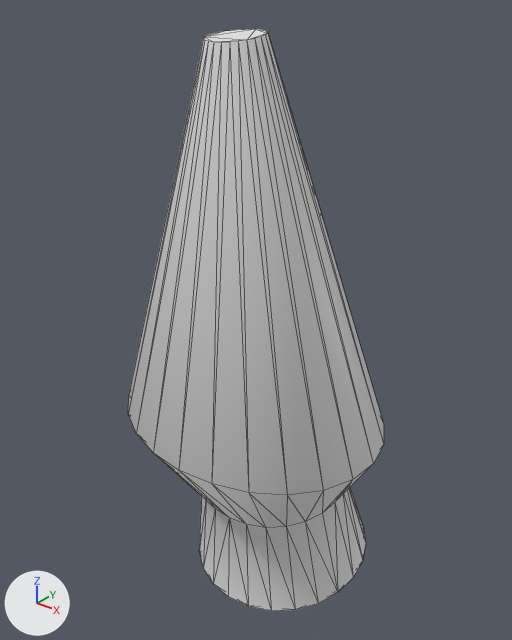
Before and after pictures for a commit that changed the OBJ model NorfolkVizApp/depends/models/V02.obj.
Before and after are seen from a camera (50 mm lens) standing at (172.0, -244.0, 245.0) and looking at (-11.0, -15.0, 104.0). Lighting does not change. The marker at lower left points along +X, +Y and +Z. Mesh edges are drawn as thin lines. Where no turn or scale is listed for an object, it has been applied to the vertices.

Objects in the first picture: 'V02'.
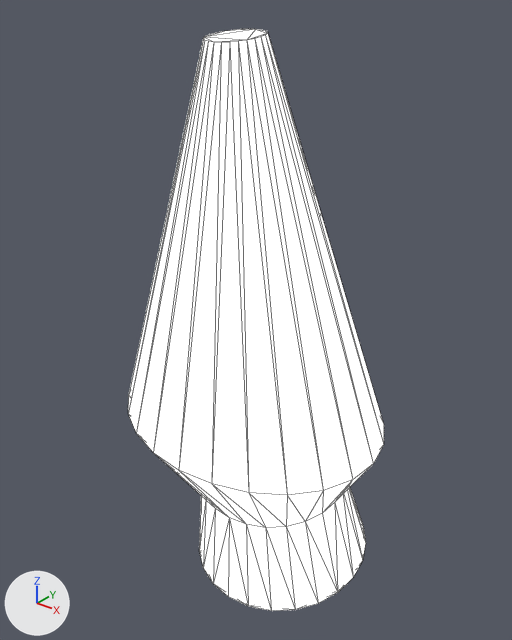
The change, as a list of edits to the scene's bpy script:
```text
Add img_lightgrad_jpg:
    img_lightgrad_jpg = load_image('lightGrad.jpg', 'lightGrad.jpg', 128, 128, 'sRGB')
Add mat_17___default:
    mat_17___default = principled_material('17___Default')
    mat_17___default.texture = img_lightgrad_jpg
    mat_17___default.roughness = 0.9
    mat_17___default.emission_strength = 1.0
Change me_v02:
    where me_v02.from_pydata(...)  # 96 vertices, 188 faces; spans x -69.0..62.0, y -76.0..44.0, z -39.0..227.0
    add me_v02.materials.append(mat_17___default)  # picture img_lightgrad_jpg
```

Changed parts and their boxes [x1, y1, x2, y2] in the pictures (512 x 640 px):
'V02', recoloured (grey to white)
    both: [128, 29, 384, 611]
